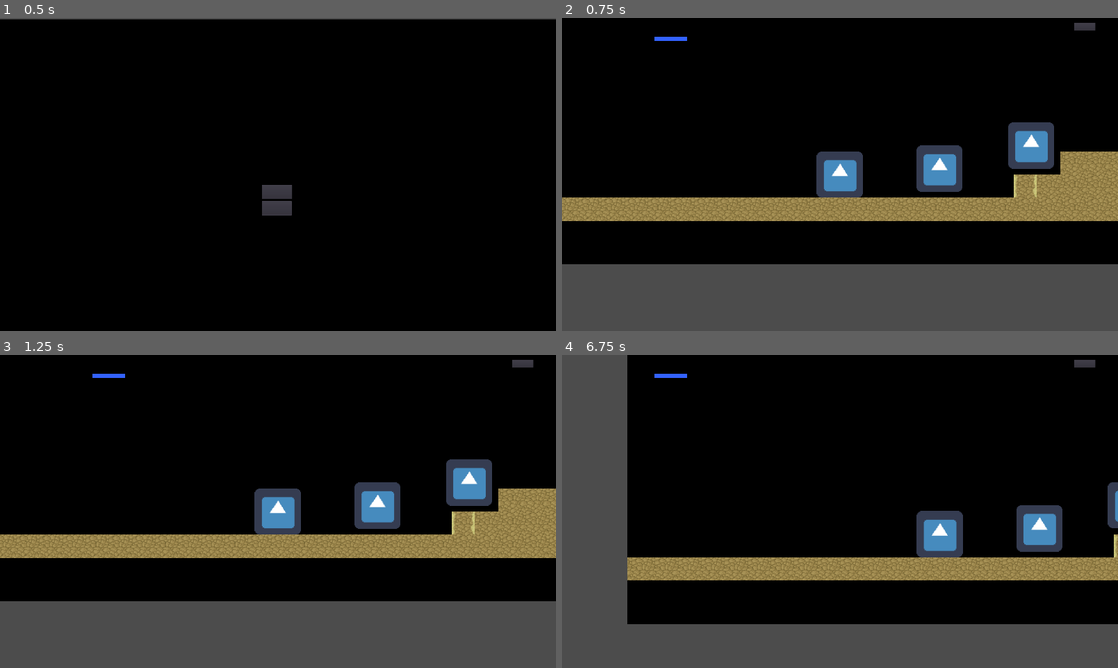
Above: before the commit, frames 1-4 (two rows, left to right).
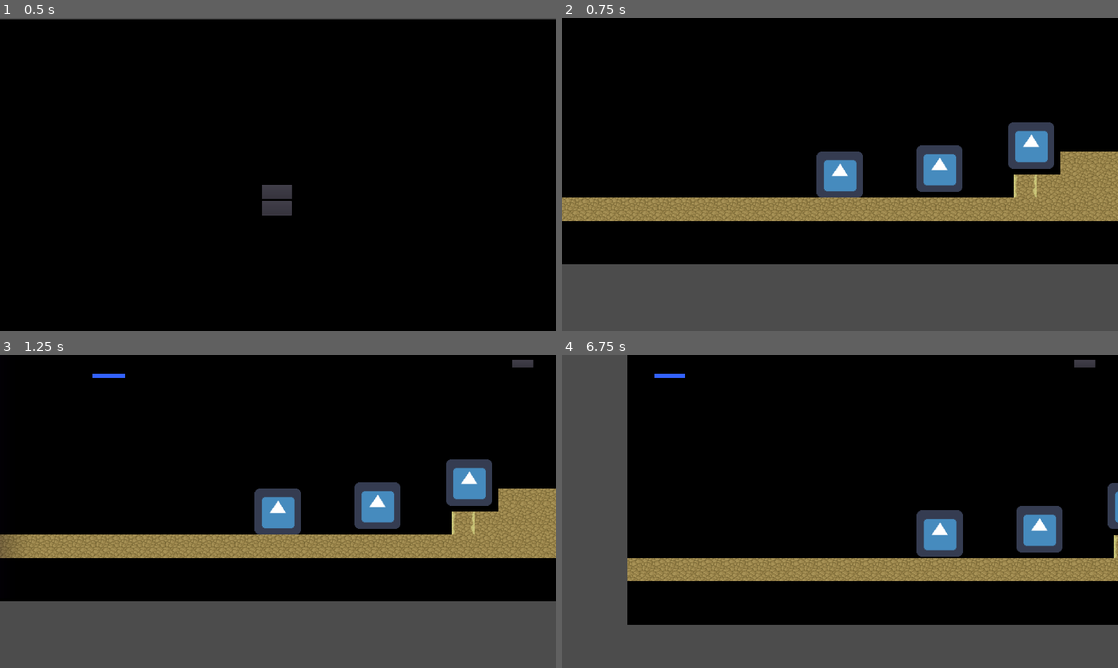
Above: after the commit, the same moments.

Repository: Kreateer/game-off-2020
Game: Godot game, scene res://scenes/Main.tscn
Two runs of this game, one before a commit and one after it. Both use one fixed random seed, a clock stepped at 60 frames per second and the inputs below. The engine's default icon, where the game draws it, is replaced by a stand-in: a white triangle on a blue panel in a dark square.
Inputs:
- Up to frame 1 (0.5 s): no input
- Up to frame 2 (0.75 s): click "Start" at 0.5 s
- Up to frame 3 (1.25 s): no input
- Up to frame 4 (6.75 s): click "Pause" at 1.25 s; click "Resume" at 2 s; tap Enter at 2.75 s; hold D (right) 2.78-4.28 s; tap W (jump) at 3.02, 3.77, 5.27, 6.02 s; hold A (left) 4.28-6.5 s; click "Retry" at 6.5 s

Frame 1 is identical in both runs. In frame 2, 0.2% of the frame differs, in the area x 16-96%, y 1-8%; in frame 3, 0.1%; in frame 4, 2.5%, in the area x 11-100%, y 6-87%.

Commit message:
Refactor game reset to remove most conflicts.

Diff:
--- a/scripts/Main.gd
+++ b/scripts/Main.gd
@@ -1,6 +1,6 @@
 extends Node
 
-var score
+var score = 0
 export (int) var oxygen
 onready var oxygen_bar = get_node("CanvasLayer/Oxygen/OxygenBar")
 onready var oxygen_timer = get_node("CanvasLayer/Oxygen/OxygenTimer")
@@ -24,32 +24,30 @@
 	oxygen_bar.value = oxygen_timer.time_left
 
 func new_game():
-	# Set default values, show Player, UI
-	# and start Darkness and timers
+	# Set default values, reset positions, remove hazards to create a clean
+	# game state that won't bubble any changes
+	darkness.reset()
+	$Player.resetPosition()
+	get_tree().call_group("Resettable Pickups", "reset")
+	yield(get_tree().create_timer(0.5), "timeout")
+	$Player.show()
+
+	# With a clean game state, reset the UI, timers and any event handlers
 	score = 0
-	darkness.reset()
-	$Player.reset()
-	get_tree().call_group("Resettable Pickups", "reset")
-	#$Item3.reset()
-	$Player.show()
+	$CanvasLayer/Score.update_score(score)
 	$CanvasLayer/Score.show()
 	$CanvasLayer/PauseScene.show()
+	$Player.resetAttributes()
 	$CanvasLayer/Oxygen.show()
+
+	# Trigger any timers and create hazards
+	darkness.start()
 	oxygen_timer.start()
-	#$Player.start($Player/StartPosition.position)
-	#$StartTimer.start()
-
-	# IMPORTANT: Wait for darkness and player transforms before enabling
-	# darkness again, otherwise we get collisions causing invalid player death.
-	yield(get_tree().create_timer(1.0), "timeout")
-	darkness.start()
-	$CanvasLayer/Score.update_score(score)
 	$CanvasLayer/Score/ScoreTimer.start()
 	#$Music.play()
 
 # Once OxygenTimer runs out, the Player's oxygen
 # effectively expires, which kills the Player.
-
 func _on_OxygenTimer_timeout():
 	$Player.player_oxygen(0, true)
 
--- a/scripts/Player.gd
+++ b/scripts/Player.gd
@@ -24,13 +24,16 @@
 func _ready():
 	screen_size = get_viewport_rect().size # Holds the main screen size
 	origin = self.transform.get_origin()
-	reset()
+	resetPosition()
+	resetAttributes()
 
 # Reset the position of the player to the starting point and
 # re-initialize all health / oxygen parameters
-func reset():
+func resetPosition():
 	self.position.x = origin.x
 	self.position.y = origin.y
+
+func resetAttributes():
 	health = max_health
 	oxygen = max_oxygen
 	movement_speed = 100
